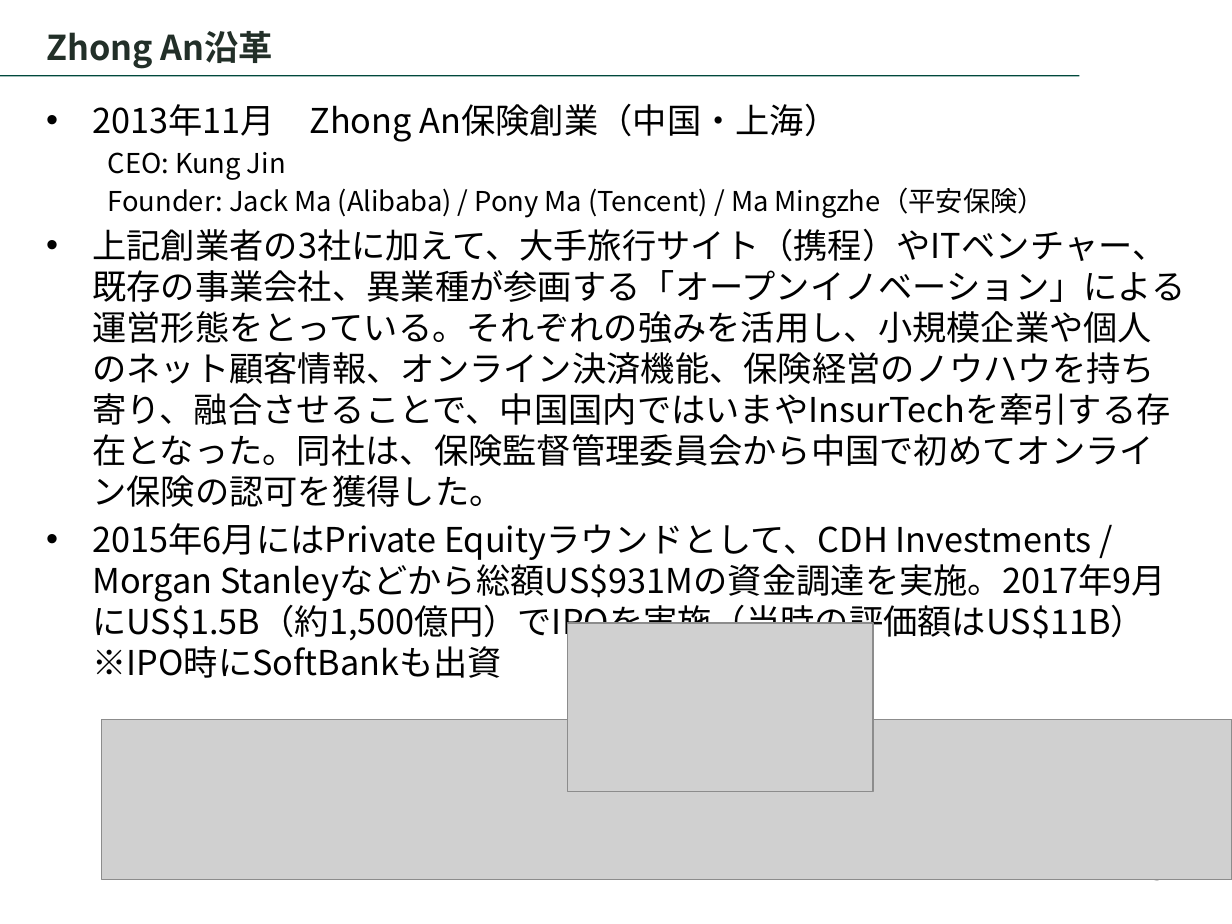
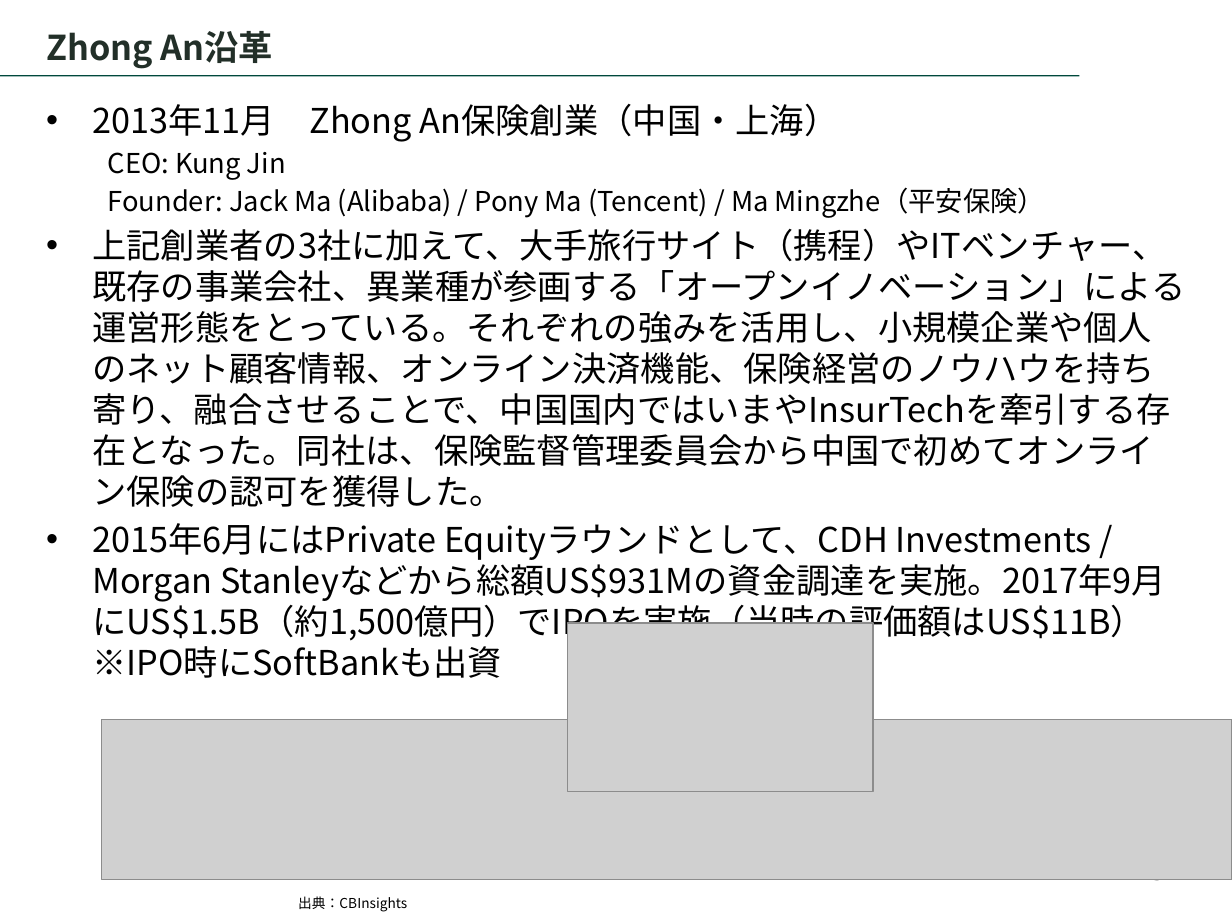
Before and after one commit to Takeshi-Doi/test2, a slide deck: slide 3 of Zhong-an.pptx. Drawn at 1232x924 pixels with LibreOffice and Linux fonts; fonts in the diff are those of the drawing; grey boxes stand for pictures; background and template pictures are left out. Boxes give left, top, right and bottom in pixels: in the first picture for what was removed or moved away, otherwise in the second. Text is boxed around its words. In the diff, an @@ line names an element or a change of style, - is before the commit and + after.

```diff
--- a/Zhong-an.pptx
+++ b/Zhong-an.pptx
@@ text added at [298,896,407,912], 8 pt, text #000000 @@
+出典：CBInsights
```
Also in this commit, not shown: 3 other slides changed, 2 slides added.
